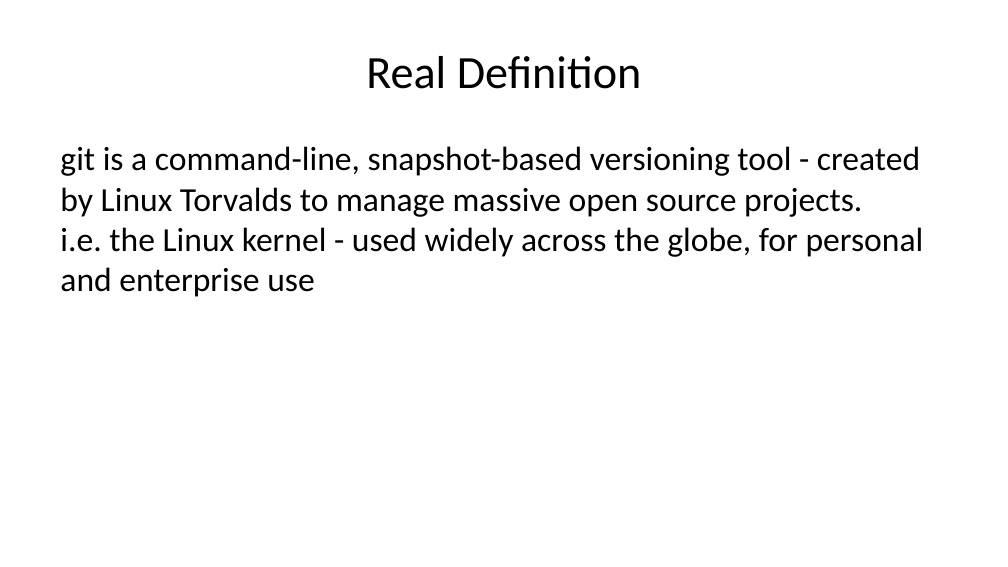
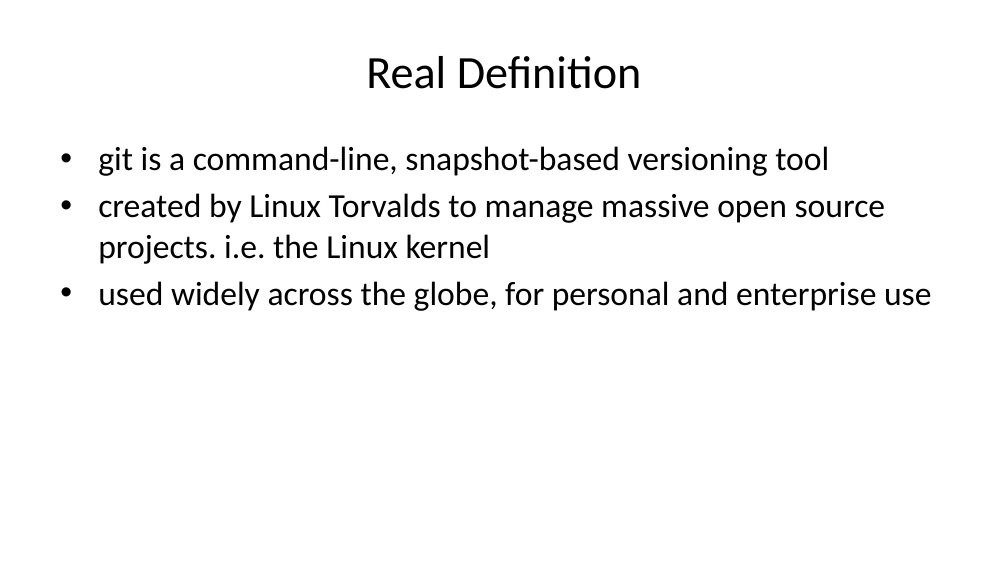
Before and after one commit to dhelgerson/ObsidianVault, a slide deck: slide 7 of git-pres/git-pres.pptx. Drawn at 1008x567 pixels with LibreOffice and Linux fonts; fonts in the diff are those of the drawing. Boxes give left, top, right and bottom in pixels: in the first picture for what was removed or moved away, otherwise in the second. Text is boxed around its words. In the diff, an @@ line names an element or a change of style, - is before the commit and + after.

```diff
--- a/git-pres/git-pres.pptx
+++ b/git-pres/git-pres.pptx
@@ text at (98,146,931,311): text changed @@
-git is a command-line, snapshot-based versioning tool - created by Linux Torvalds to manage massive open source projects. i.e. the Linux kernel - used widely across the globe, for personal and enterprise use
+• git is a command-line, snapshot-based versioning tool
+• created by Linux Torvalds to manage massive open source projects. i.e. the Linux kernel
+• used widely across the globe, for personal and enterprise use
```
Also in this commit, not shown: 1 other slide changed, 1 other file.
